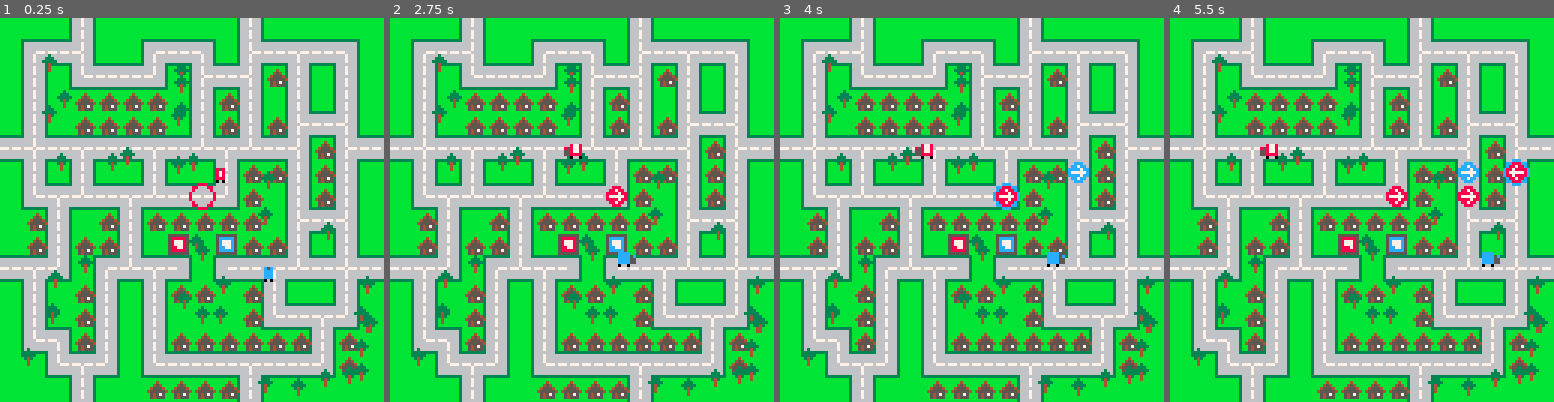
Above: before the commit, frames 1-4 (left to right).
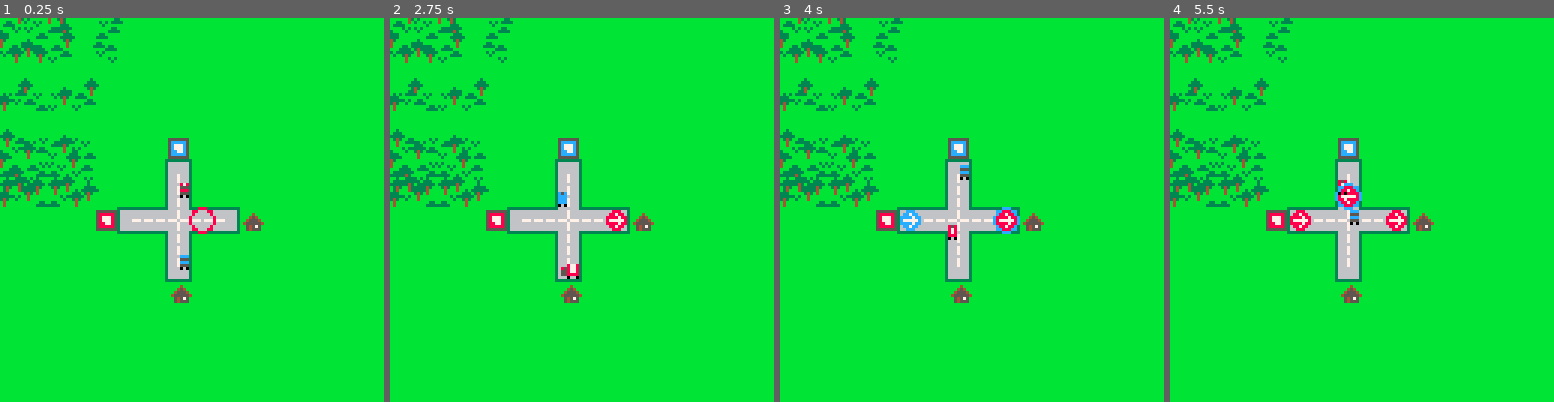
Above: after the commit, the same moments.

Repository: eddyashton/ld53
Game: PICO-8 cartridge delivery.p8
Two runs of this game, one before a commit and one after it. Both use one fixed random seed, a clock stepped at 60 frames per second and the inputs below.
Inputs:
- Up to frame 1 (0.25 s): no input
- Up to frame 2 (2.75 s): tap X (X key) at 0.33, 1.07, 1.85 s; tap O (Z key) at 0.7, 1.7, 2.1, 2.5 s; hold Right 1.6-2.1 s; hold Up 2.15-2.42 s; hold Right from 2.47 s (still down)
- Up to frame 3 (4 s): tap O (Z key) at 2.9, 3.3, 3.7 s; tap X (X key) at 2.97 s; release Right at 3.03 s; hold Left 3.08-3.58 s; hold Down 3.63-3.97 s
- Up to frame 4 (5.5 s): hold Right 4.02-4.68 s; tap X (X key) at 4.08, 5.2 s; tap O (Z key) every 0.4 s from 4.1 to 5.3 s; hold Up 4.73-5.03 s; hold Left from 5.08 s (still down)

The runs differ from the first frame. In frame 1, 63% of the frame differs, in the area x 0-100%, y 0-100%; in frame 2, 63%; in frame 3, 63%; in frame 4, 63%.

Commit message:
Better parks

Diff:
--- a/delivery.p8
+++ b/delivery.p8
@@ -24,6 +24,10 @@
   add(ar, {k,v})
  end
  return unpack(rnd(ar))
+end
+
+function rnd_range(_a,_b)
+ return _a+rnd(_b-_a)
 end
 
 function adjacent_with_wrap(c,w)
@@ -462,8 +466,16 @@
   pal()
   cls(11)
 
+  -- build an array-style table of world, so we can ipairs through it
+  -- from top-to-bottom, and draw in z-order
+  local ar_world = {}
+  for cy=0,15 do
+   ar_world[cy+1] = {cy, world[cy]}
+  end
+
   function for_each_cell(fn, filter)
-    for cy, row in pairs(world) do
+    for _, p in ipairs(ar_world) do
+     local cy, row = unpack(p)
      for cx, kind in pairs(row) do
       if filter == nil or filter == kind then
        local v = cell_to_world(v2(cx,cy))
@@ -499,12 +511,25 @@
     if cell == building then
      spr(9, x, y, 1,1,(x + y*3)%2 == 1)
     elseif cell == park then
+     -- draw from back to front, some random plants
+     -- todo: avoid drawing trees at the top if they might
+     -- draw over buildings
+     -- todo: z-draw trucks, so they pass behind trees and buildings
      srand(x + 16*y)
-     local n = rnd() > 0.8 and 2 or 1
-     for i=1,n do
-       local xoff = flr(rnd(6)) - 2
-       local yoff = flr(rnd(6)) - 5
-       sspr(65,1,5,6,x+xoff,y+yoff)
+     local flip_x = rnd() > 0.5
+     for offs in all{{1,1}, {5, 2}, {2,4}, {6,6}} do
+      local xoff,yoff = unpack(offs)
+      if (flip_x) xoff = 8-xoff
+      if rnd() >= 0 then
+       -- draw in this row
+       local plants = { -- sx,sy,w,h
+        {65,1,5,6}, -- tree
+        {65,8,4,2}, -- bush
+        {65,11,3,2}, -- grass
+       }
+       local sx,sy,w,h = unpack(rnd(plants))
+       sspr(sx,sy,w,h,x+xoff-ceil(w/2),y+yoff-h+1)
+      end
      end
     elseif cell == red_depot then
      sspr(57,1,7,7, x, y)
@@ -553,7 +578,7 @@
 -->8
 -- level select
 _worlds = {
-  --{"test", v2(64, 48)},
+  {"test", v2(64, 48)},
   {"town", v2(112, 48)},
   {"lake", v2(80, 48)},
   {"grid", v2(96,48)},
Not shown, changed: 22 lines of the sprite sheet (__gfx__) section of delivery.p8
